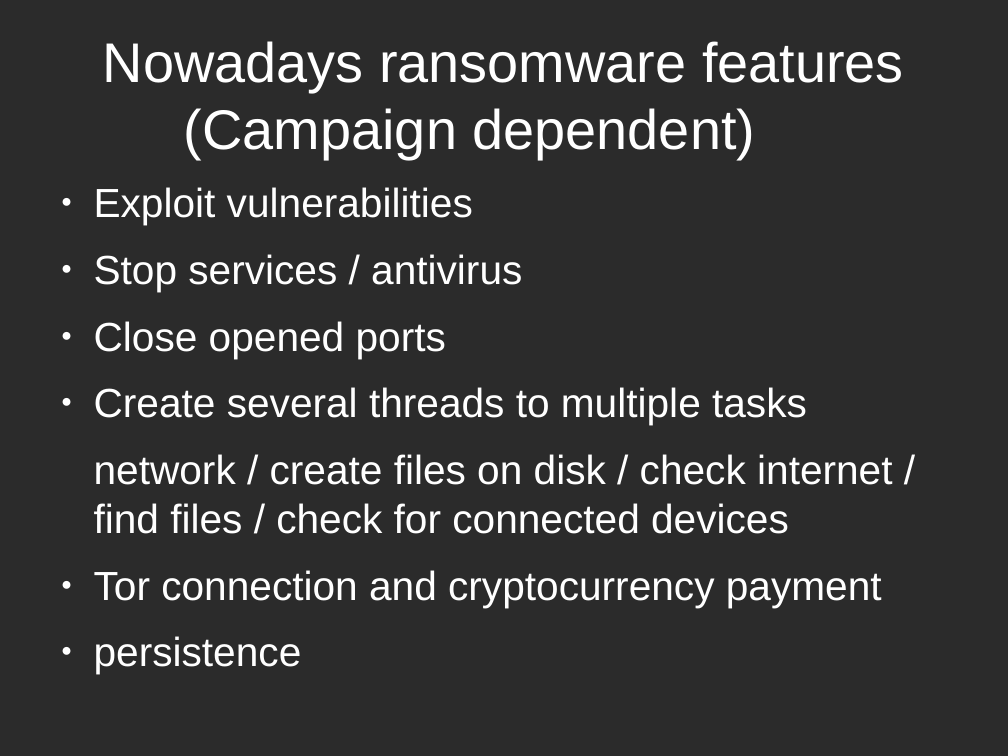
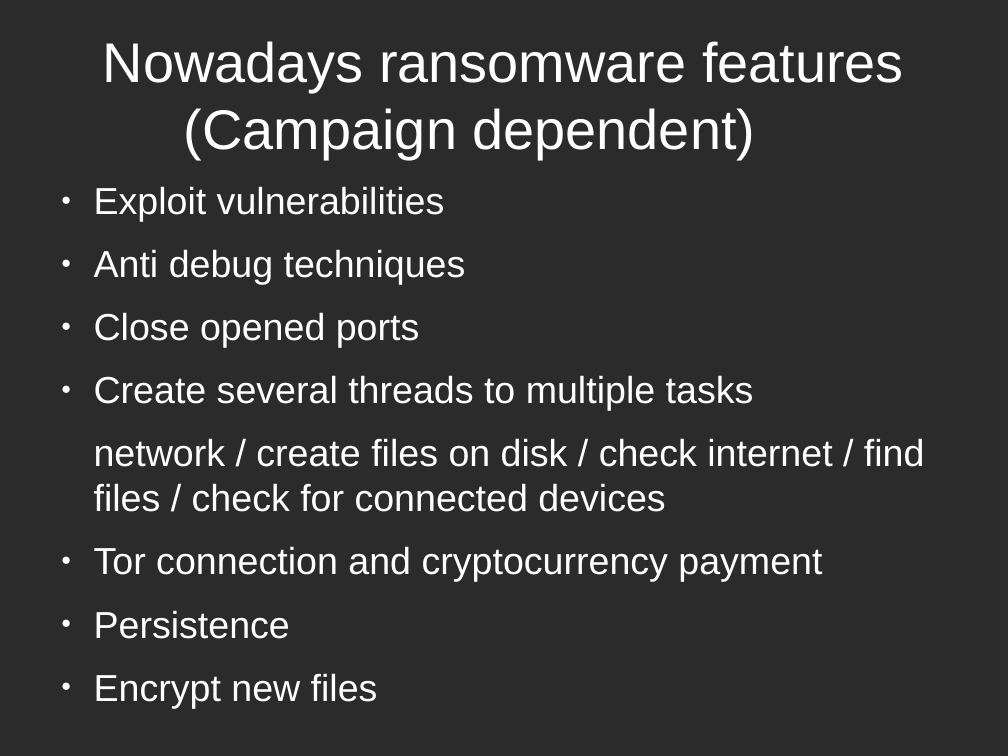
Before and after one commit to tarcisio-marinho/GonnaCry, a slide deck: slide 11 of Python/talk/na_beira_do_rio.odp (slide 7 before the commit). Drawn at 1008x756 pixels with LibreOffice and Linux fonts; fonts in the diff are those of the drawing; background and template pictures are left out; a plain dark background stands for a picture behind light text. Boxes give left, top, right and bottom in pixels: in the first picture for what was removed or moved away, otherwise in the second. Text is boxed around its words. In the diff, an @@ line names an element or a change of style, - is before the commit and + after.

```diff
--- a/Python/talk/na_beira_do_rio.odp
+++ b/Python/talk/na_beira_do_rio.odp
@@ text at (x1=94, y1=186, x2=925, y2=582): size 32 to 29.6 pt in "Exploit vulnerabilities", "Close opened ports", "Create several threads to multiple tasks", "network / create files on disk / ..." and 1 more places @@
@@ text at (x1=94, y1=249, x2=466, y2=285): text changed; size 32 to 29.6 pt @@
-● Stop services / antivirus
+● Anti debug techniques
@@ text at (x1=94, y1=610, x2=378, y2=708): text changed; size 32 to 29.6 pt @@
-● persistence
+● Persistence
+● Encrypt new files
```
Also in this commit, not shown: 5 other slides changed, 4 slides added.
